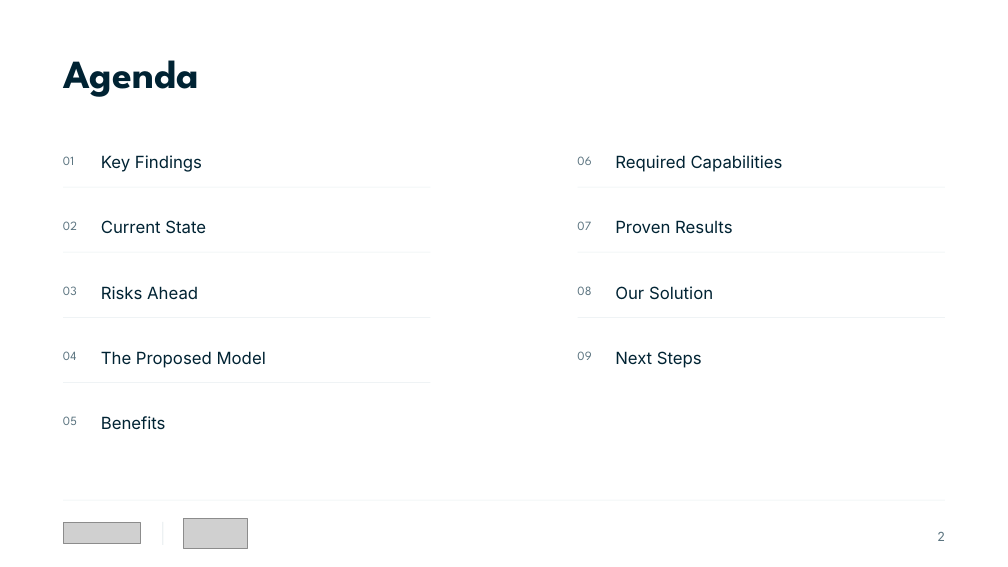
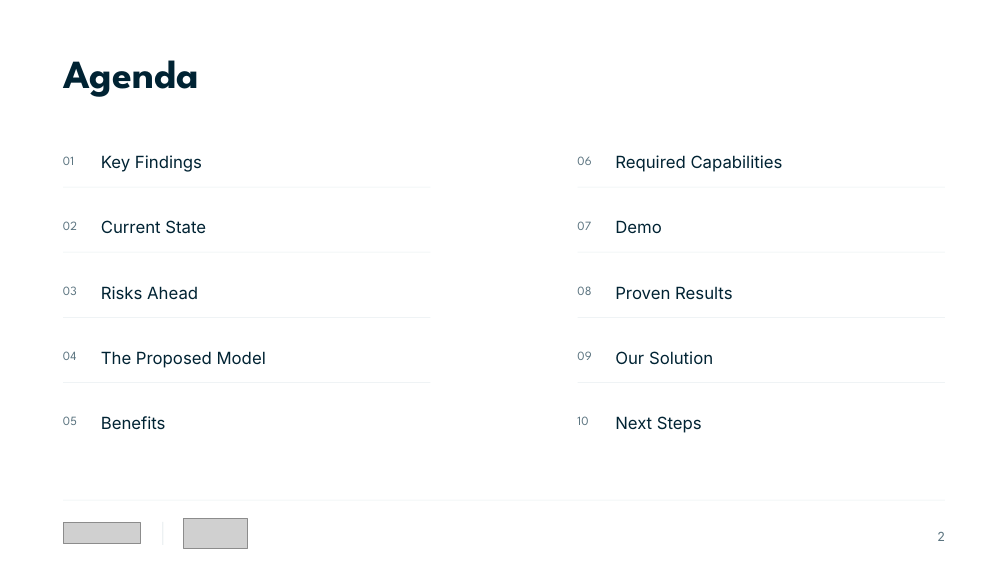
Before and after one commit to Dante-Eduface/Claude, a slide deck: slide 2 of projects/uti/deck/UTI-Eduface-deck.pptx. Drawn at 1008x567 pixels with LibreOffice and Linux fonts; fonts in the diff are those of the drawing; grey boxes stand for pictures. Boxes give left, top, right and bottom in pixels: in the first picture for what was removed or moved away, otherwise in the second. Text is boxed around its words. In the diff, an @@ line names an element or a change of style, - is before the commit and + after.

```diff
--- a/projects/uti/deck/UTI-Eduface-deck.pptx
+++ b/projects/uti/deck/UTI-Eduface-deck.pptx
@@ text added at (x1=615, y1=220, x2=662, y2=234), 16 pt, text #002333 @@
+Demo
@@ rectangle added at (x1=578, y1=383, x2=945, y2=383), fill #E7EEF0 @@
@@ text added at (x1=577, y1=416, x2=588, y2=425), 12 pt, text #5B7480 @@
+10
@@ 3 texts moved together from (x1=615, y1=220, x2=732, y2=368) to (x1=615, y1=286, x2=732, y2=433) @@
```
Also in this commit, not shown: 3 other slides changed, 1 slide added, 17 other files.
